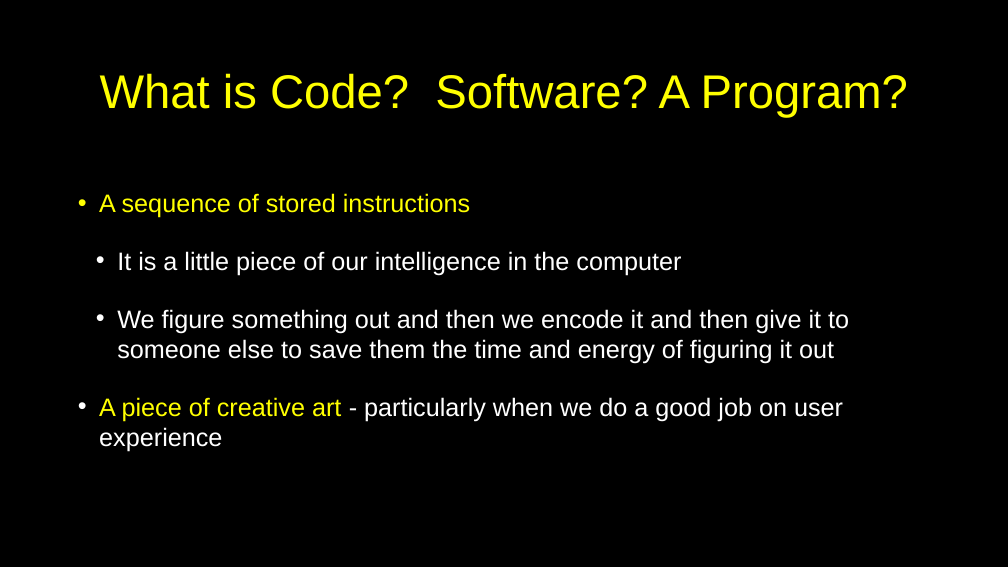
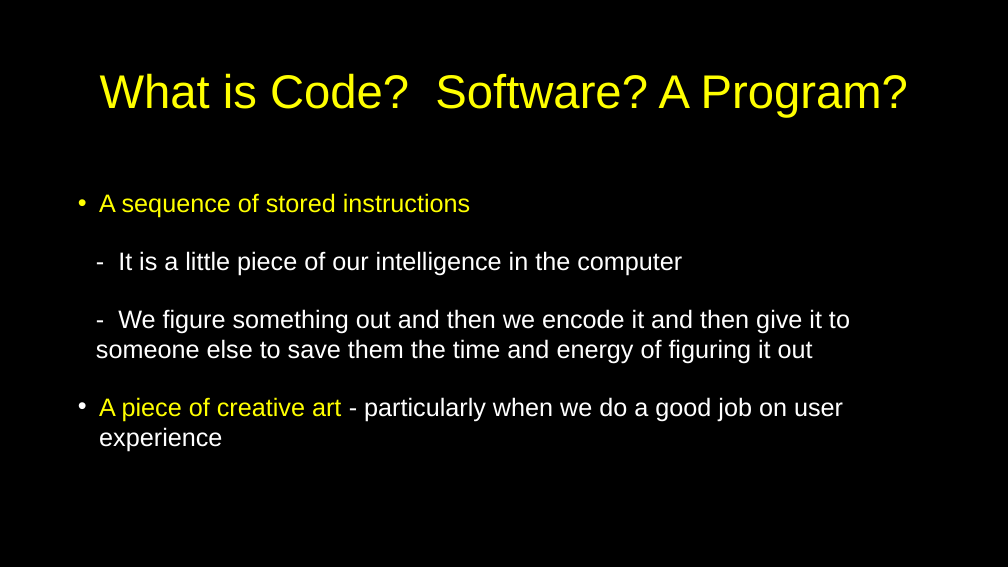
Before and after one commit to csev/py4e, a slide deck: slide 7 of lectures3/Pythonlearn-01-Intro.pptx. Drawn at 1008x567 pixels with LibreOffice and Linux fonts; fonts in the diff are those of the drawing. Boxes give left, top, right and bottom in pixels: in the first picture for what was removed or moved away, otherwise in the second. Text is boxed around its words. In the diff, an @@ line names an element or a change of style, - is before the commit and + after.

```diff
--- a/lectures3/Pythonlearn-01-Intro.pptx
+++ b/lectures3/Pythonlearn-01-Intro.pptx
@@ text at <box>96,251,850,364</box>: text changed @@
-  • It is a little piece of our intelligence in the computer
-  • We figure something out and then we encode it and then give it to someone else to save them the time and energy of figuring it out
+  - It is a little piece of our intelligence in the computer
+  - We figure something out and then we encode it and then give it to someone else to save them the time and energy of figuring it out
```
Also in this commit, not shown: 15 other slides changed, 2 other files.
